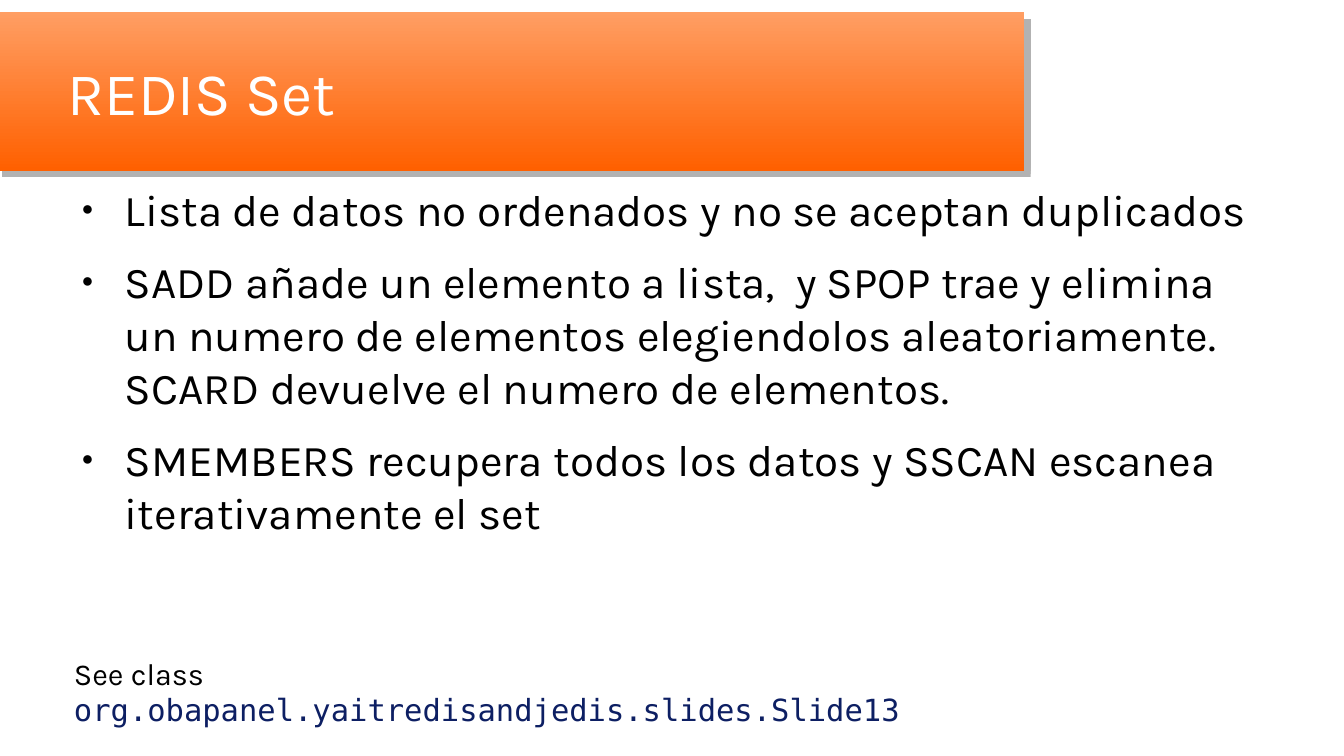
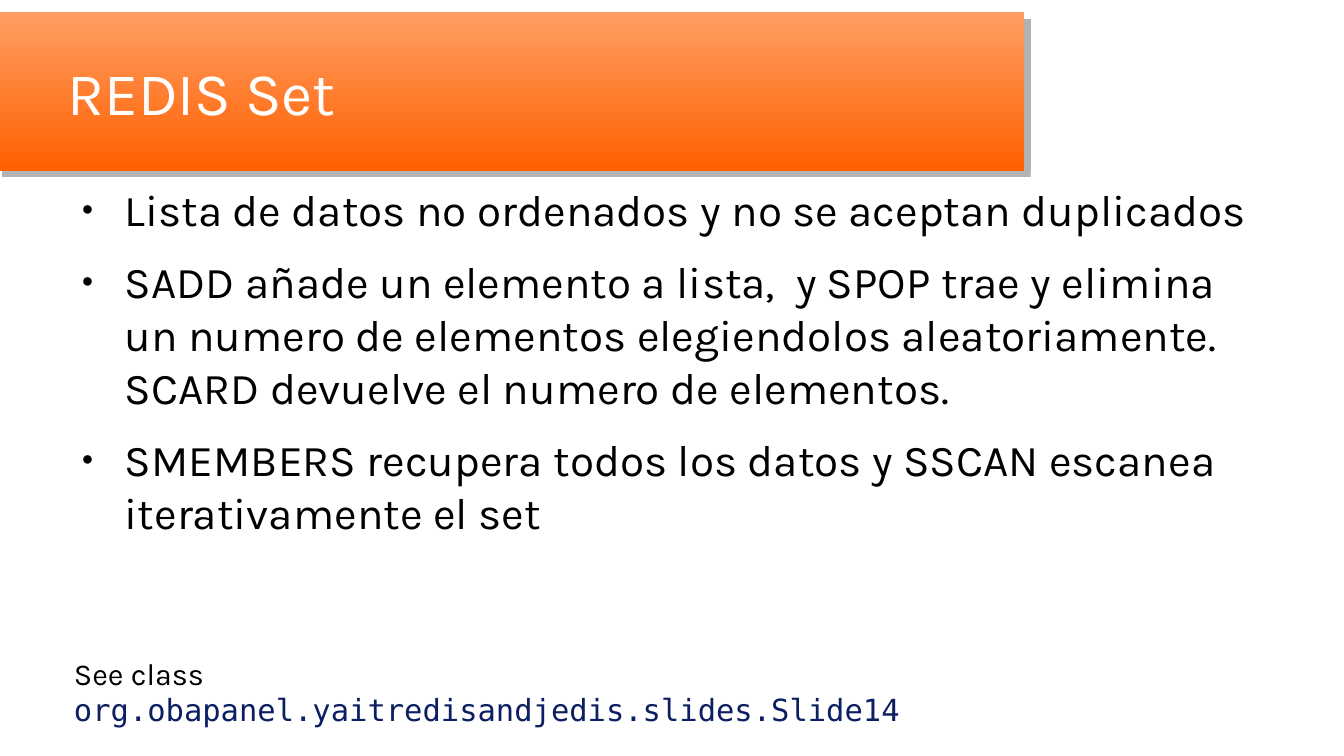
Before and after one commit to oscar-besga-panel/YaitRedisAndJedis, a slide deck: slide 14 of YaitRedisJedis_es.odp (slide 13 before the commit). Drawn at 1344x756 pixels with LibreOffice and Linux fonts; fonts in the diff are those of the drawing; background and template pictures are left out. Boxes give left, top, right and bottom in pixels: in the first picture for what was removed or moved away, otherwise in the second. Text is boxed around its words. In the diff, an @@ line names an element or a change of style, - is before the commit and + after.

```diff
--- a/YaitRedisJedis_es.odp
+++ b/YaitRedisJedis_es.odp
@@ text at [74,664,900,728]: text changed @@
-See class org.obapanel.yaitredisandjedis.slides.Slide13
+See class org.obapanel.yaitredisandjedis.slides.Slide14
```
Also in this commit, not shown: 18 other slides changed, 2 slides added, 16 other files.
